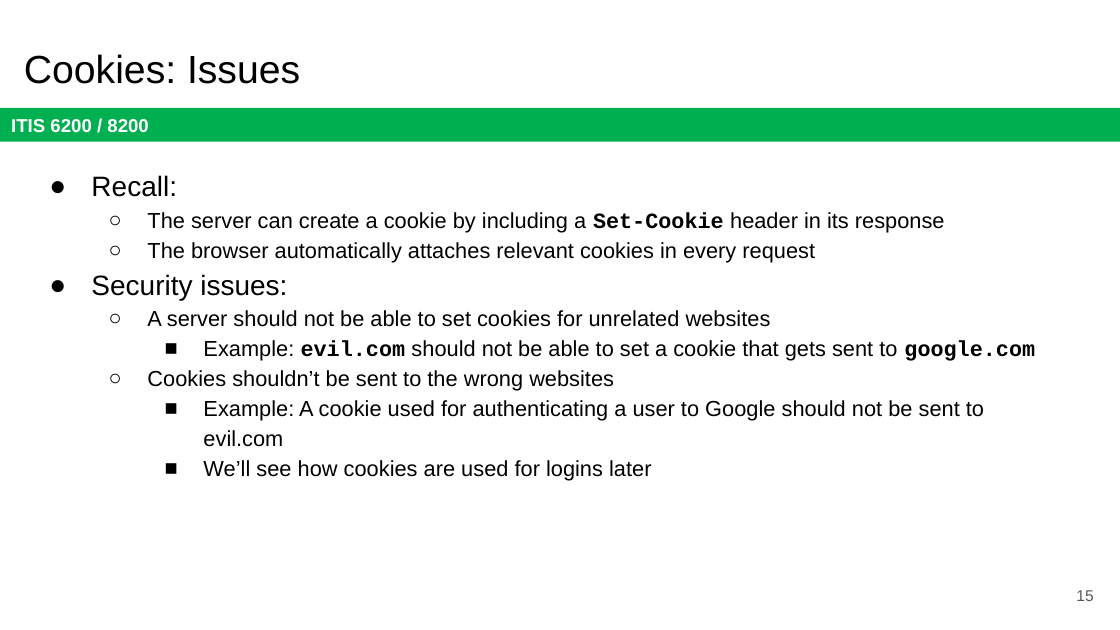
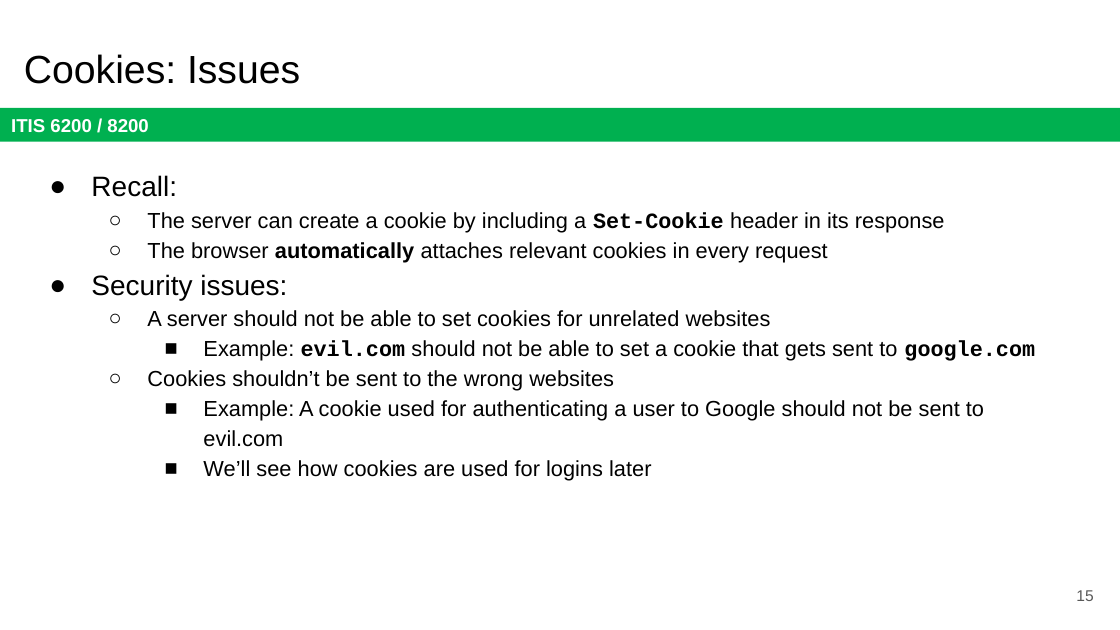
Before and after one commit to jx5c/github.io, a slide deck: slide 15 of teaching/ITIS6200/2023fa/lectures/lec11.pptx. Drawn at 1120x630 pixels with LibreOffice and Linux fonts; fonts in the diff are those of the drawing. Boxes give left, top, right and bottom in pixels: in the first picture for what was removed or moved away, otherwise in the second. Text is boxed around its words. In the diff, an @@ line names an element or a change of style, - is before the commit and + after.

```diff
--- a/teaching/ITIS6200/2023fa/lectures/lec11.pptx
+++ b/teaching/ITIS6200/2023fa/lectures/lec11.pptx
@@ text at (147, 242, 828, 262): bold on in "automatically" @@
```
Also in this commit, not shown: 10 other slides changed.
